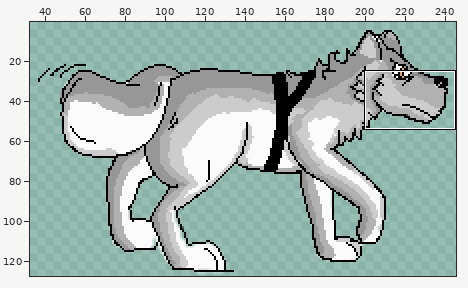
Sprite sheet -- McCoy/Assets/Characters/AxTest/Sprites/lupus/ax_lupus_idle_3.png. The first picture is a wide view before the edit; the outline marks the close-up.
Close-up. Earlier state:
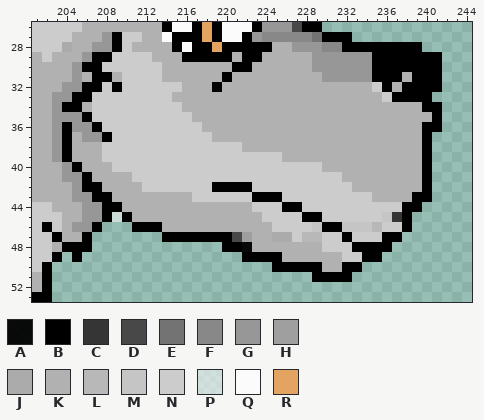
The file is 256x128 pixels. Pixels under 10% opacity are left out. Colours within 5 levels of each other are drawn and written as one. Shown: x 201..244, y 26..53. The wide view leaves out empty margins.
Palette (. is transparent): A #000000f0  B #000000  C #353535  D #484848  E #737373  F #888888  G #979797  H #9f9f9f  J #ababab  K #b1b1b1  L #b8b8b8  M #c5c5c5  N #cccccc  P #fbfbfb93  Q #fbfbfb  R #e3a462
Pixels before, first column x 201:
26 NNNNNKKKKKKKKBQQBRBQQQBGGGDBB............
27 NNNNKKKGBNNKKQBBBRBQQBGFFFFFEBBB.........
28 NNNJKKGGBNKKKKBQBBRBBBBBKKGGGFFBBBBBBBB..
29 KNKKKGBBNNNNKKKBBBBBKBBKKKKKGGGGGGBBBBBBB
30 KKKKGBBNNNNNNKKKKKKKBBKKKKKKGGGGGGBBBBBBB
31 KKKKGKBBKNNNNKKKKKKBKKKKKKKKKGGGGGBBBKBBB
32 KKKGGBBNBNNNNNNKKKBKKKKKKKKKKKKKKKNBKBBBB
33 KKGGBBNNNNNNNNKKKKKKKKKKKKKKKKKKKKKNBBBB.
34 KKGBBKNNNNNNNNNKKKKKKKKKKKKKKKKKKKKKKKKBB
35 KKGGGBNNNNNNNNNNKKKKKKKKKKKKKKKKKKKKKKKKB
36 KKGBGGBNNNNNNNNNNKKKKKKKKKKKKKKKKKKKKKKBB
37 KKGBKGGBNNNNNNNNNNKKKKKKKKKKKKKKKKKKKKKB.
38 KKGBKKKNNNNNNNNNNNNNNKKKKKKKKKKKKKKKKKKB.
39 KKGBKKKNNNNNNNNNNNNNNNNNNKKKKKKKKKKKKKKB.
40 KKKGBKKKNNNNNNNNNNNNNNNNNNNNNKKKKKKKKKKB.
41 KKKGGBKKKKNNNNNNNNNNNNNNNNNNNNNKKKKKKKKB.
42 KKKKGBBKKKKNNNNNNNBBBBNNNNNNNNNNKKKKKKKB.
43 KKKKGGBBKKKKKKKKNNNNNNBBBNNNNNNNNNKKKKBB.
44 NNKKKGGBBKKKKKKKKKKKKKNNNBBNNNNNNNNNNBB..
45 NNNKKGGBPBKKKKKKKKKKKKKNNNNBBNNNNNNMCB...
46 NBNKGGB...BBBKKKKKKKKKKKNNNNMBBMMMLNNB...
47 NNBKKB.......BBBBBBBDHKKJJNLLNNBNNNBB....
48 NNKBBB.............BBAKKKKKKKNNNBBBB.....
49 NNB.B................BBBBKKKKKKNNBB......
50 NB......................BBBBBKKBB........
51 KB..........................BBBB.........
52 KB.......................................
53 BB.......................................
After the commit:
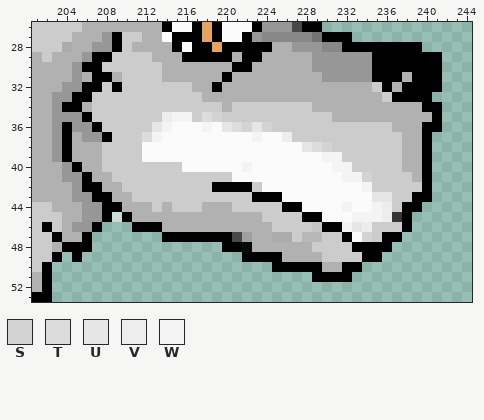
Colours new in this view: S #d3d3d3  T #dcdcdc  U #e6e6e6  V #ededed  W #f4f4f4
Difference:
y 32: x 216 K -> N
y 33: x 215..217 KKK -> NNN
y 34: x 216..219 KKKK -> NNNN; x 221..228 KKKKKKKK -> NNNNNNNN
y 35: x 214..230 NNNKKKKKKKKKKKKKK -> VWWNTSNNNNNNNNNNN
y 36: x 213..236 NNNNNKKKKKKKKKKKKKKKKKKK -> UWQQQWQUTSUSNNNNNNNNNNNN
y 37: x 212..237 NNNNNNNKKKKKKKKKKKKKKKKKKK -> TWQQQQQQQQQWQQVNNNNNNNNNNN
y 38: x 212..237 NNNNNNNNNNKKKKKKKKKKKKKKKK -> QQQQQQQQQQQQQQQQUTSNNNNNNN
y 39: x 212..237 NNNNNNNNNNNNNNKKKKKKKKKKKK -> QQQQQQQQQQQQQQQQQQWWNNNNNN
y 40: x 208 K -> N; x 216..237 NNNNNNNNNNNNNNKKKKKKKK -> QQQQQQWQQQQQQQQWWNNNNN
y 41: x 209..210 KK -> NN; x 221..238 NNNNNNNNNNNKKKKKKK -> QQQQQQQQQQQWWSNNNN
y 42: x 210..211 KK -> NN; x 224..239 NNNNNNNNNKKKKKKK -> QQQQQQQQQQWNNNNN
y 43: x 211..216 KKKKKK -> NNNNNN; x 226..238 NNNNNNNNNKKKK -> QQQQQQQQQUUNN
y 44: x 213 K -> N; x 215..217 KKK -> NNN; x 221..222 KK -> NN; x 228..236 NNNNNNNNN -> QQQQWQQWV
y 45: x 230..236 NNNNNNM -> QQQWWWV
y 46: x 232..235 MMML -> WUVN
y 47: x 233..234 NN -> QS
y 48: x 229 K -> N
y 49: x 230..231 KK -> NN
Boxes around the changes in both close-ups, in picture pixels (x1, y1, x2, y2):
changed: (102, 82, 422, 262)
